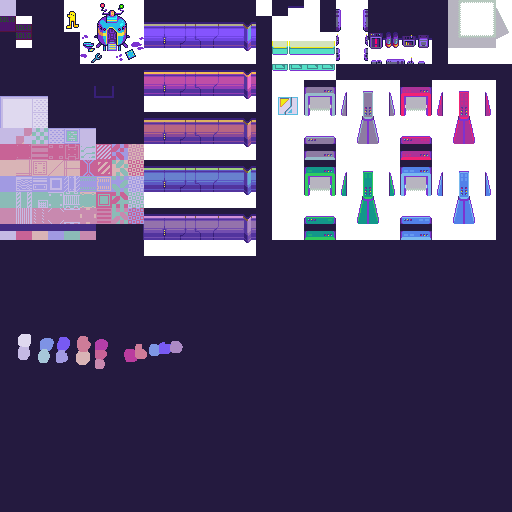
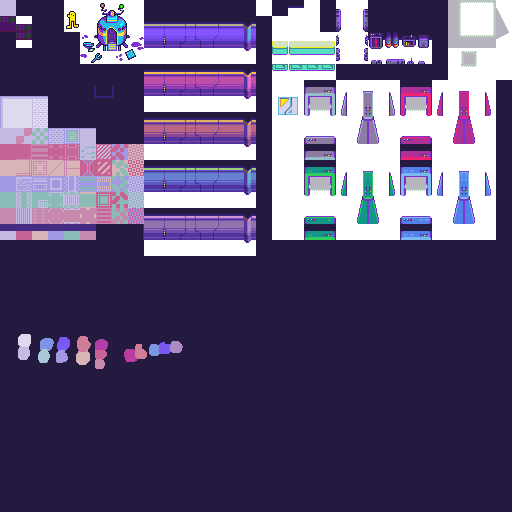
Layer changes from the first 512 x 512 image to the second:
painted on "Layer 5 copy" over [461, 51, 477, 67]
painted on "Layer 0" over [448, 64, 512, 80]
